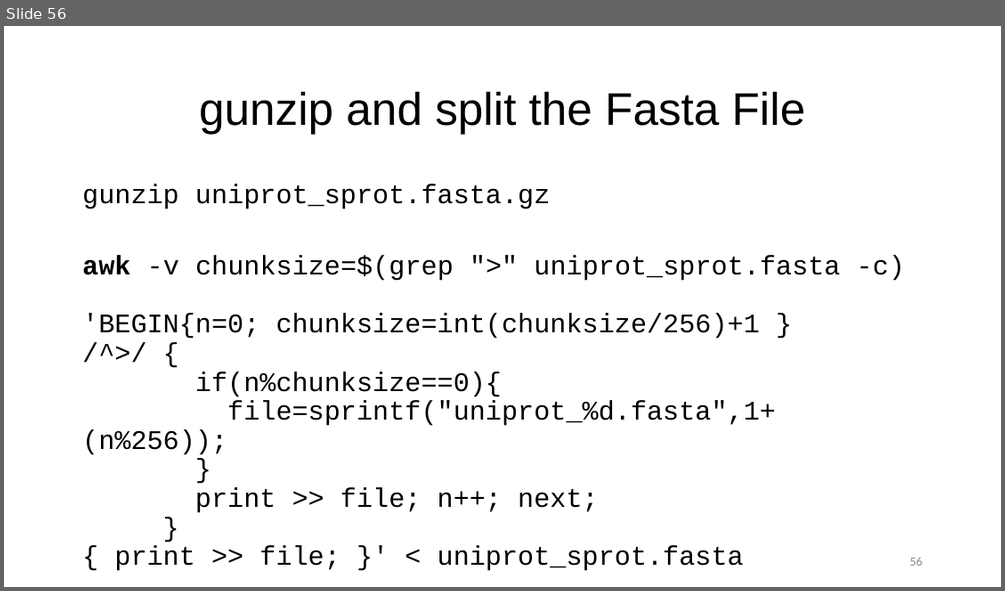
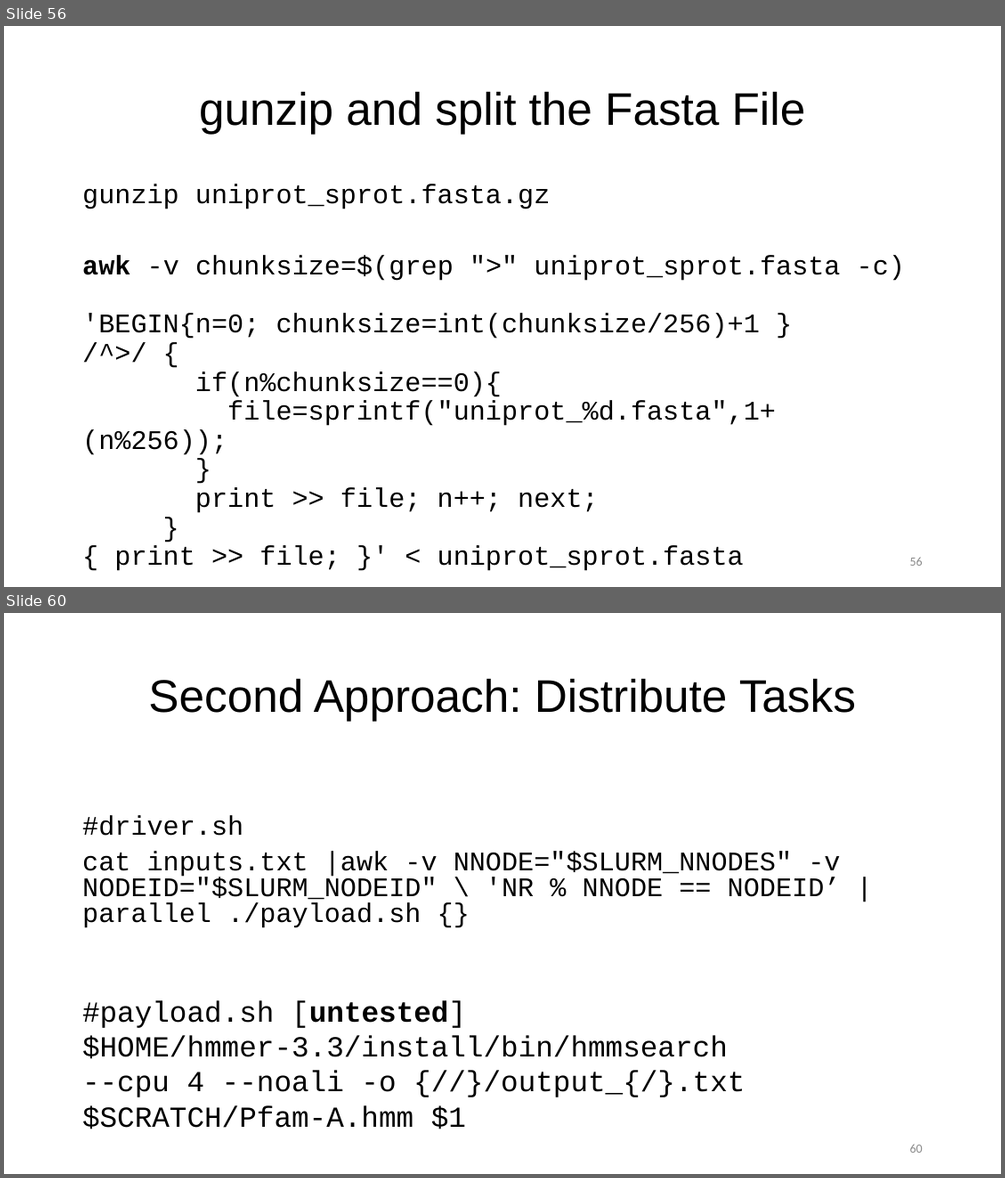
Before and after one commit to ketancmaheshwari/escience23tut, a slide deck: gnu-parallel-tutorial.pptx. Shown one above the other, each under a label of ours: slide 56 before the commit, slides 56 and 60 after it; the slides between them are not shown. The pictures are 1005x591 and 1005x1178 pixels, drawn with LibreOffice and Linux fonts; fonts in the diff are those of the drawing. Boxes give left, top, right and bottom in pixels: in the first picture for what was removed or moved away, otherwise in the second. Text is boxed around its words. In the diff, an @@ line names an element or a change of style, - is before the commit and + after.

```diff
--- a/gnu-parallel-tutorial.pptx
+++ b/gnu-parallel-tutorial.pptx
@@ slide 60 added at (x1=4, y1=613, x2=1001, y2=1174), background #FFFFFF @@
@@ title added at (x1=148, y1=678, x2=856, y2=721), 33 pt, text #000000 @@
+Second Approach: Distribute Tasks
@@ text added at (x1=82, y1=815, x2=841, y2=928), 19.4 pt, text #000000 @@
+#driver.sh
+cat inputs.txt |awk -v NNODE="$SLURM_NNODES" -v NODEID="$SLURM_NODEID" \ 'NR % NNODE == NODEID’ | parallel ./payload.sh {}
@@ text added at (x1=82, y1=1000, x2=744, y2=1129), 21 pt, text #000000 @@
+#payload.sh [untested]
+$HOME/hmmer-3.3/install/bin/hmmsearch
+--cpu 4 --noali -o {//}/output_{/}.txt
+$SCRATCH/Pfam-A.hmm $1
@@ page number added at (x1=910, y1=1143, x2=922, y2=1152), 9 pt, text #8C8C8C @@
+60
```
Also in this commit, not shown: 11 slides changed, 1 other slide added, 1 other file.
